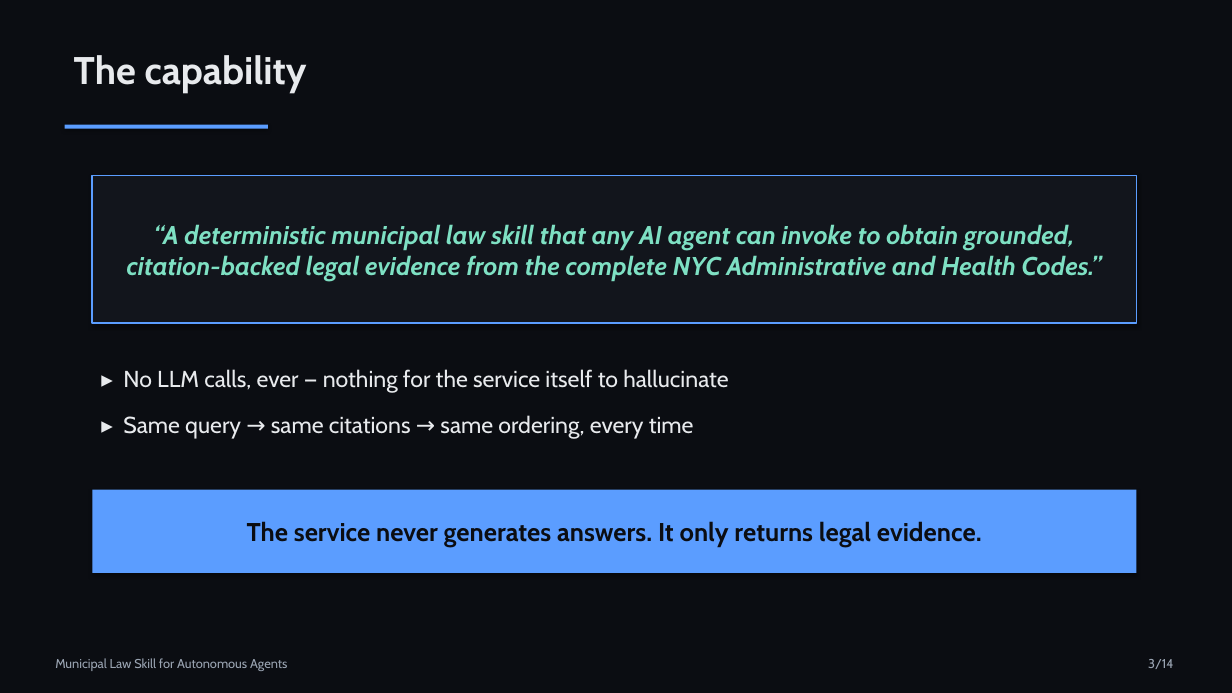
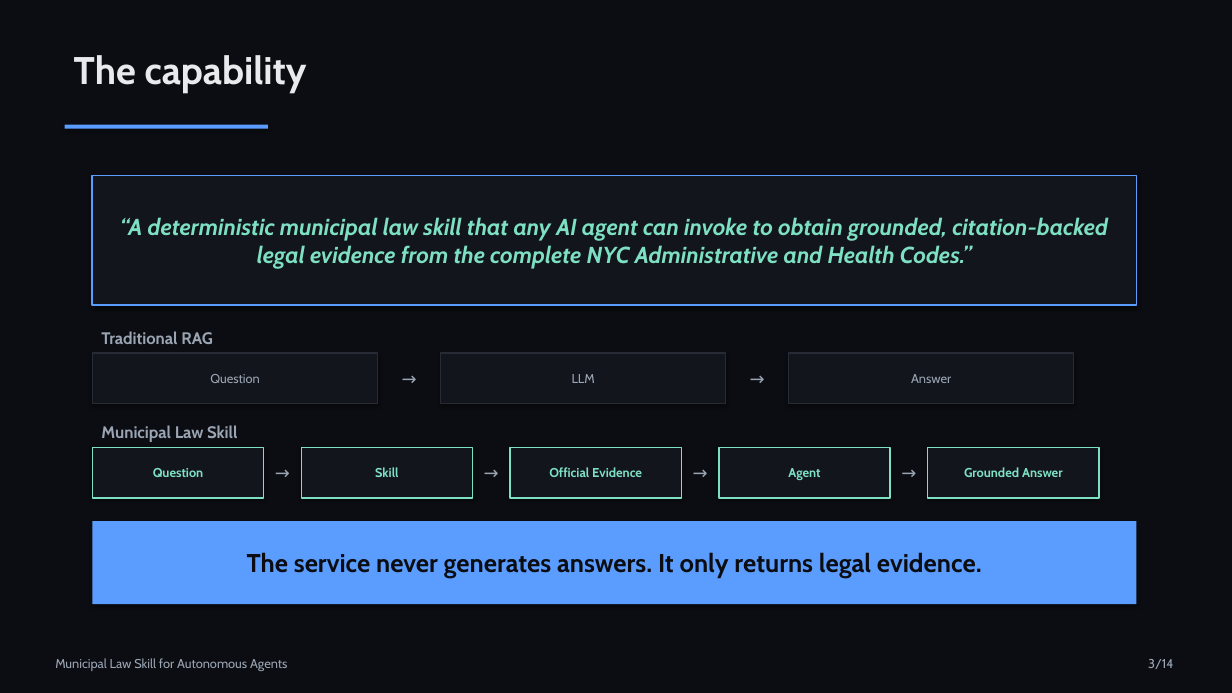
Before and after one commit to swamx/nanda-municipal-laws, a slide deck: slide 3 of docs/presentation/Municipal-Law-Skill.pptx. Drawn at 1232x693 pixels with LibreOffice and Linux fonts; fonts in the diff are those of the drawing. Boxes give left, top, right and bottom in pixels: in the first picture for what was removed or moved away, otherwise in the second. Text is boxed around its words. In the diff, an @@ line names an element or a change of style, - is before the commit and + after.

```diff
--- a/docs/presentation/Municipal-Law-Skill.pptx
+++ b/docs/presentation/Municipal-Law-Skill.pptx
@@ rectangle "“A deterministic municipal law skill ...": place and size @@
-rectangle "“A deterministic municipal law skill ..." at bbox=[92, 176, 1137, 323]
+rectangle "“A deterministic municipal law skill ..." at bbox=[92, 176, 1137, 305]
@@ rectangle "“A deterministic municipal law skill ..." at bbox=[92, 176, 1137, 305]: size 20 to 18 pt @@
@@ rectangle added at bbox=[92, 353, 378, 404], fill #12151C, outline #262B36 1 pt, 10 pt, text #9AA4B2 @@
+Question
@@ text added at bbox=[101, 331, 213, 344], 13 pt, text #9AA4B2, bold @@
+Traditional RAG
@@ text added at bbox=[378, 353, 441, 404], 14 pt, text #9AA4B2 @@
+→
@@ rectangle added at bbox=[441, 353, 726, 404], fill #12151C, outline #262B36 1 pt, 10 pt, text #9AA4B2 @@
+LLM
@@ text added at bbox=[726, 353, 789, 404], 14 pt, text #9AA4B2 @@
+→
@@ rectangle added at bbox=[788, 353, 1074, 404], fill #12151C, outline #262B36 1 pt, 10 pt, text #9AA4B2 @@
+Answer
@@ text removed at bbox=[123, 369, 728, 439] @@
-▸ No LLM calls, ever — nothing for the service itself to hallucinate
-▸ Same query → same citations → same ordering, every time
@@ rectangle added at bbox=[92, 447, 263, 498], fill #12151C, outline #7EE0C3 1 pt, 10 pt, text #7EE0C3, bold @@
+Question
@@ text added at bbox=[101, 425, 237, 442], 13 pt, text #9AA4B2, bold @@
+Municipal Law Skill
@@ text added at bbox=[263, 447, 301, 498], 14 pt, text #9AA4B2 @@
+→
@@ rectangle added at bbox=[301, 447, 472, 498], fill #12151C, outline #7EE0C3 1 pt, 10 pt, text #7EE0C3, bold @@
+Skill
@@ text added at bbox=[472, 447, 510, 498], 14 pt, text #9AA4B2 @@
+→
@@ rectangle added at bbox=[510, 447, 681, 498], fill #12151C, outline #7EE0C3 1 pt, 10 pt, text #7EE0C3, bold @@
+Official Evidence
@@ text added at bbox=[681, 447, 719, 498], 14 pt, text #9AA4B2 @@
+→
@@ rectangle added at bbox=[719, 447, 890, 498], fill #12151C, outline #7EE0C3 1 pt, 10 pt, text #7EE0C3, bold @@
+Agent
@@ text added at bbox=[890, 447, 928, 498], 14 pt, text #9AA4B2 @@
+→
@@ rectangle added at bbox=[928, 447, 1099, 498], fill #12151C, outline #7EE0C3 1 pt, 10 pt, text #7EE0C3, bold @@
+Grounded Answer
@@ rectangle "The service never generates answers. ...": place and size @@
-rectangle "The service never generates answers. ..." at bbox=[92, 490, 1137, 573]
+rectangle "The service never generates answers. ..." at bbox=[92, 521, 1137, 604]
```
Also in this commit, not shown: 10 other slides changed, 9 other files.
